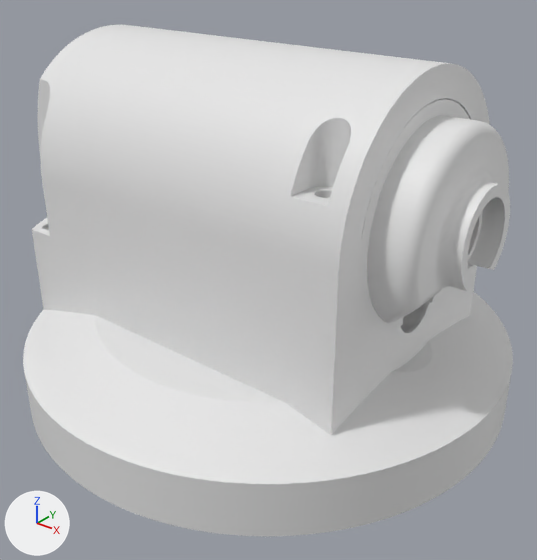
The COLLADA model blindbuy_description/meshes/ptz_body.dae, before and after one commit.
One viewpoint serves both versions: a 50 mm camera at (77.1, -96.2, 86.8) aimed at (2.9, -3.5, 29.3). The axes (+X, +Y, +Z) are drawn at lower left. The lights are the same throughout. Where no turn or scale is listed for an object, it has been applied to the vertices.

The first picture shows 'body1', 'body2'.
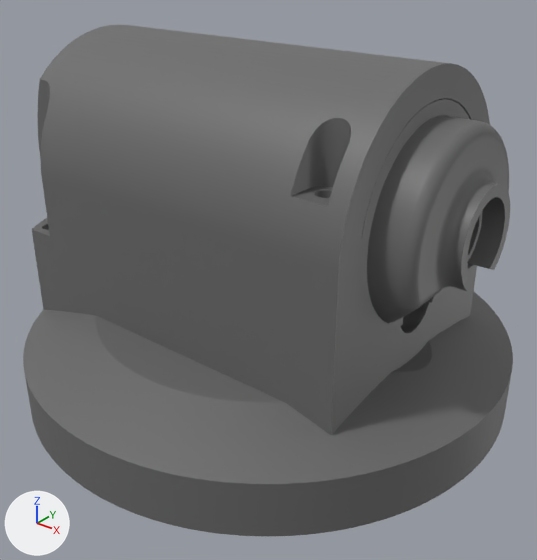
Pixel boxes (x1, y1, x2, y2) of what changed, in the pictures (537 x 560 px):
'body1', recoloured (white to grey)
    both: (23, 99, 513, 536)
'body2', recoloured (white to grey)
    both: (32, 25, 490, 251)

The change in detail:
Material 'ABS' (mat_abs) is new.
Its base color is (0.145, 0.145, 0.145) (dark grey #6a6a6a).
me_deckel has 5619 vertices, 11286 faces and spans x -36.0..36.0, y -23.0..23.0, z -42.2..-3.9.
me_deckel now uses material mat_abs (dark grey #6a6a6a).
me_gehause has 9039 vertices, 18126 faces and spans x -44.4..44.4, y -44.4..44.4, z 16.7..72.1.
me_gehause now uses material mat_abs (dark grey #6a6a6a).
